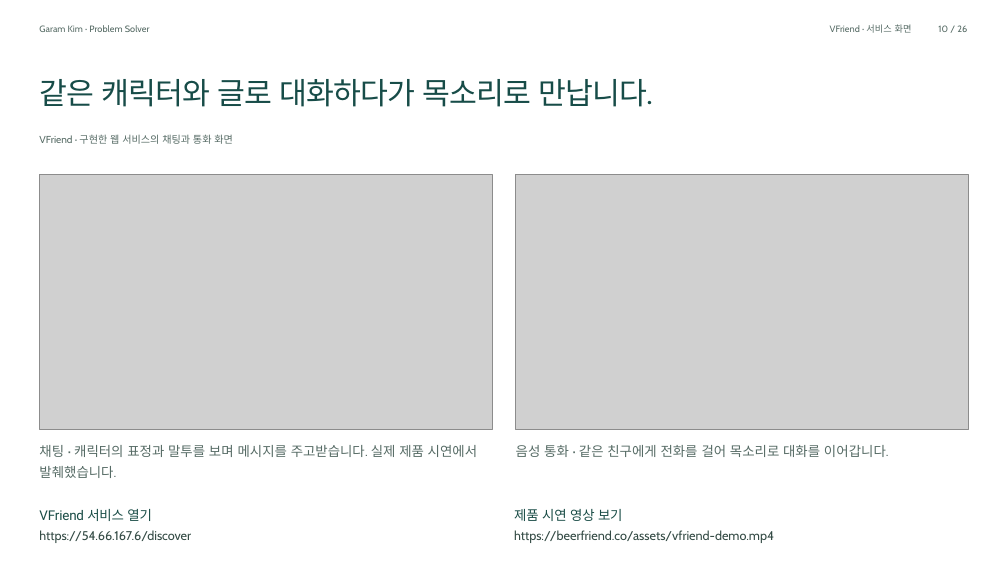
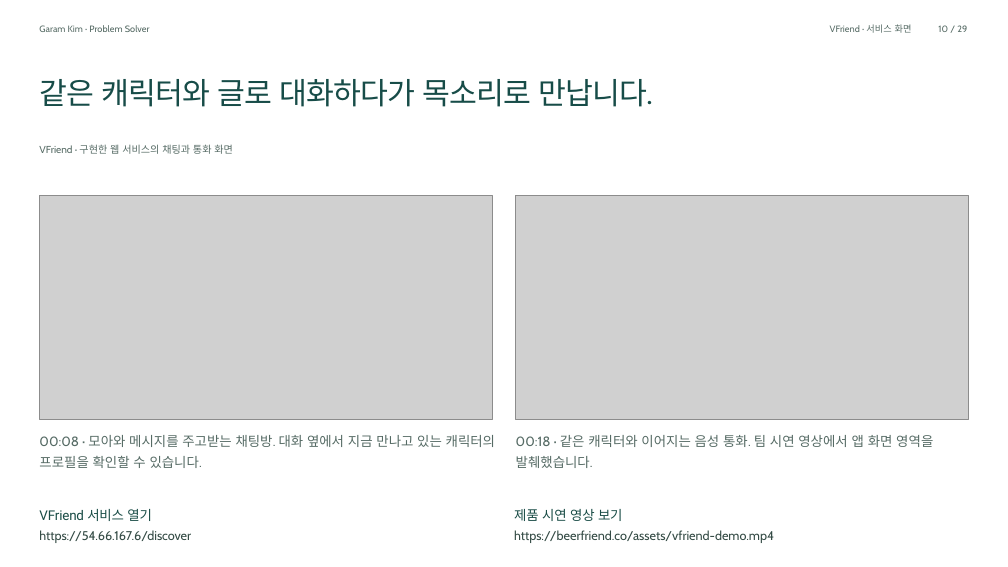
Before and after one commit to kgr0831/kgr0831.github.io, a slide deck: slide 10 of portfolio/pearlabyss/portfolio.pptx. Drawn at 1008x567 pixels with LibreOffice and Linux fonts; fonts in the diff are those of the drawing; grey boxes stand for pictures; background and template pictures are left out. Boxes give left, top, right and bottom in pixels: in the first picture for what was removed or moved away, otherwise in the second. Text is boxed around its words. In the diff, an @@ line names an element or a change of style, - is before the commit and + after.

```diff
--- a/portfolio/pearlabyss/portfolio.pptx
+++ b/portfolio/pearlabyss/portfolio.pptx
@@ text "VFriend · 구현한 웹 서비스의 ...": place and size @@
-text "VFriend · 구현한 웹 서비스의 ..." at [39,134,233,144]
+text "VFriend · 구현한 웹 서비스의 ..." at [39,144,233,154]
@@ picture: place and size @@
-picture at [40,175,492,430]
+picture at [40,196,492,419]
@@ picture: place and size @@
-picture at [516,175,968,430]
+picture at [516,196,968,419]
@@ text at [39,435,495,447]: text changed @@
-채팅 · 캐릭터의 표정과 말투를 보며 메시지를 주고받습니다. 실제 제품 시연에서
+00:08 · 모아와 메시지를 주고받는 채팅방. 대화 옆에서 지금 만나고 있는 캐릭터의
@@ text removed at [516,445,889,457] @@
-음성 통화 · 같은 친구에게 전화를 걸어 목소리로 대화를 이어갑니다.
@@ text added at [516,435,933,447], 12 pt, text #566B65 @@
+00:18 · 같은 캐릭터와 이어지는 음성 통화. 팀 시연 영상에서 앱 화면 영역을
@@ text added at [39,456,202,468], 12 pt, text #566B65 @@
+프로필을 확인할 수 있습니다.
@@ text "발췌했습니다.": place and size @@
-text "발췌했습니다." at [39,466,116,478]
+text "발췌했습니다." at [516,456,593,468]
```
Also in this commit, not shown: 19 other slides changed, 9 slides added, 6 slides removed, 21 other files.
